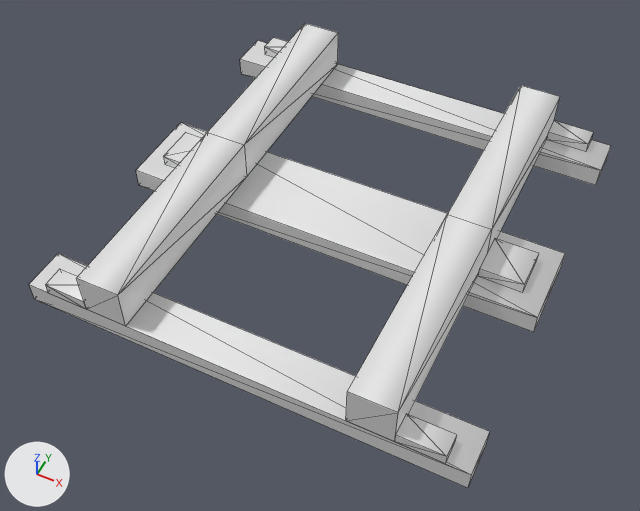
A saved change to the glTF model Resources/Models/Trains/track-detailed.glb.
The view is the same before and after, from a 50 mm camera at (0.602, -1.313, 1.507) aimed at (-0.003, -0.103, -0.006). Lighting does not change. The marker at lower left points along +X, +Y and +Z. Mesh edges are drawn as thin lines. Materials are left out; every surface is plain grey. Vertices at the same position are counted once.

In view in the first picture: 'track-detailed'.
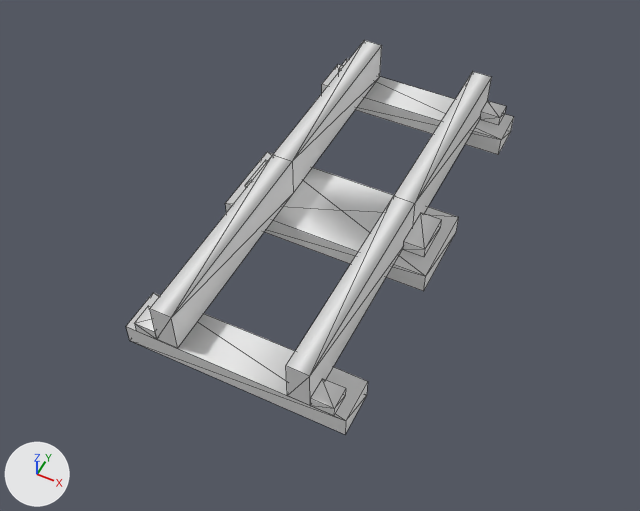
Pixel boxes (x1, y1, x2, y2) of what changed, in the pictures (640 x 511 px):
'track-detailed', reshaped, rescaled (33% narrower, 15% shorter): before (29, 23, 611, 488); after (126, 40, 514, 434)
part 1 of me_track_detailed, built on: before (136, 123, 565, 317); after (226, 152, 458, 276)

What changed in the scene script:
```text
Change me_track_detailed:
    used by ob_track_detailed; location = (0.0, 0.0, 0.0)
    verts and faces of me_track_detailed; kept vertices keep their numbers, new ones are numbered from 96
    before: 2 (0.5, -0.1, 0.05) at pixel (537, 317), 3 (-0.5, -0.1, 0.05) at pixel (135, 170), 5 (-0.5, 0.1, 0.05) at pixel (180, 122), 7 (0.5, 0.1, 0.05) at pixel (565, 253)
    remove me_track_detailed.from_pydata(...)  # 96 vertices, 124 faces; spans x -0.5..0.5, y -0.5..0.5, z 0.0..0.15
    add me_track_detailed.from_pydata(...)  # 97 vertices, 126 faces; spans x -0.5..0.5, y -0.5..0.5, z 0.0..0.15
    me_track_detailed part 1
    add delete_faces([(2, 7, 5), (2, 5, 3)])
    add verts[96] = (0.0, 0.0, 0.05)  # pixel (341, 210)
    add faces += [(5, 96, 7), (2, 7, 96), (2, 96, 3), (3, 96, 5)]
Change ob_track_detailed:
    ob_track_detailed.scale: (1.0, 1.0, 1.0) -> (0.5, 1.0, 1.0)
```
